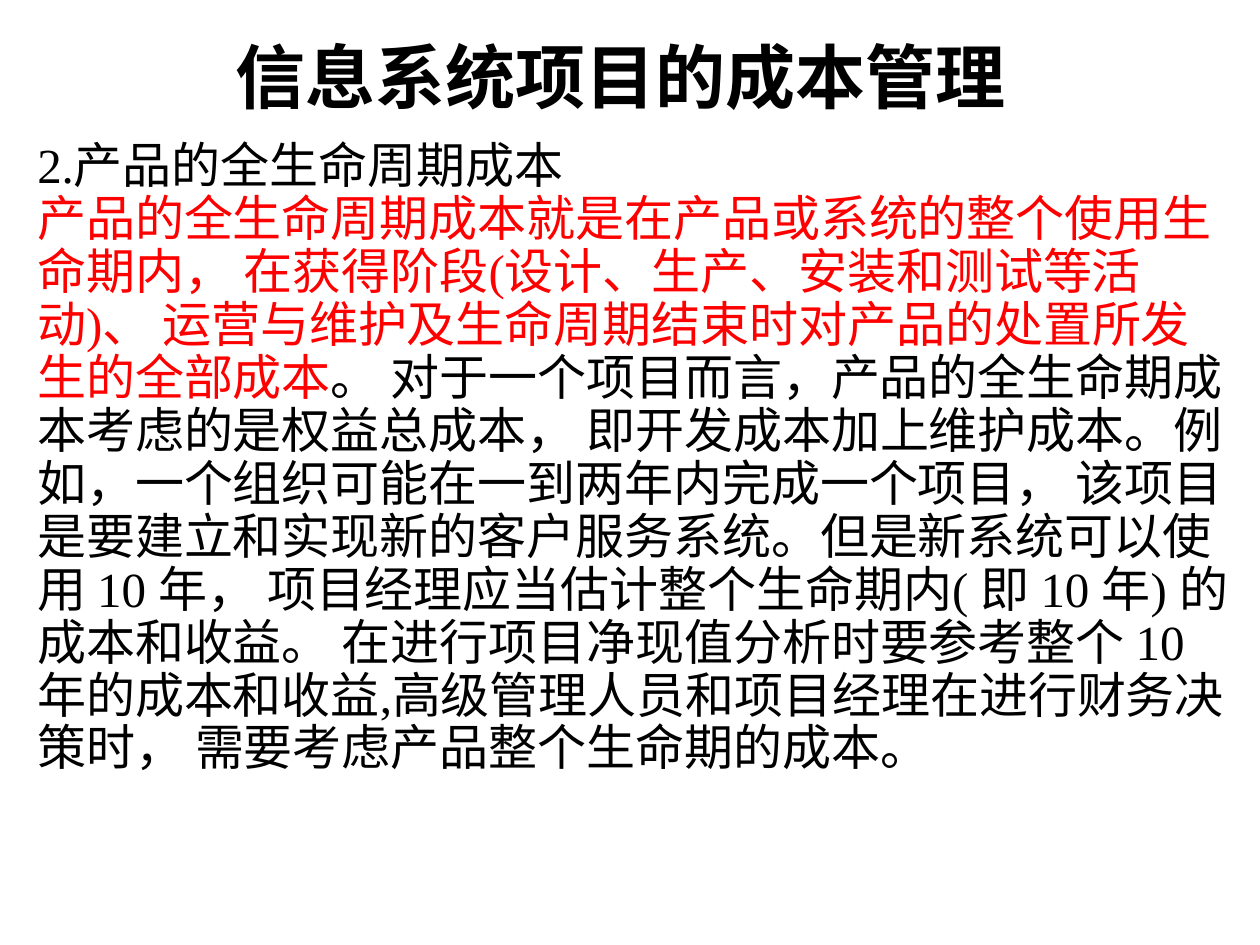
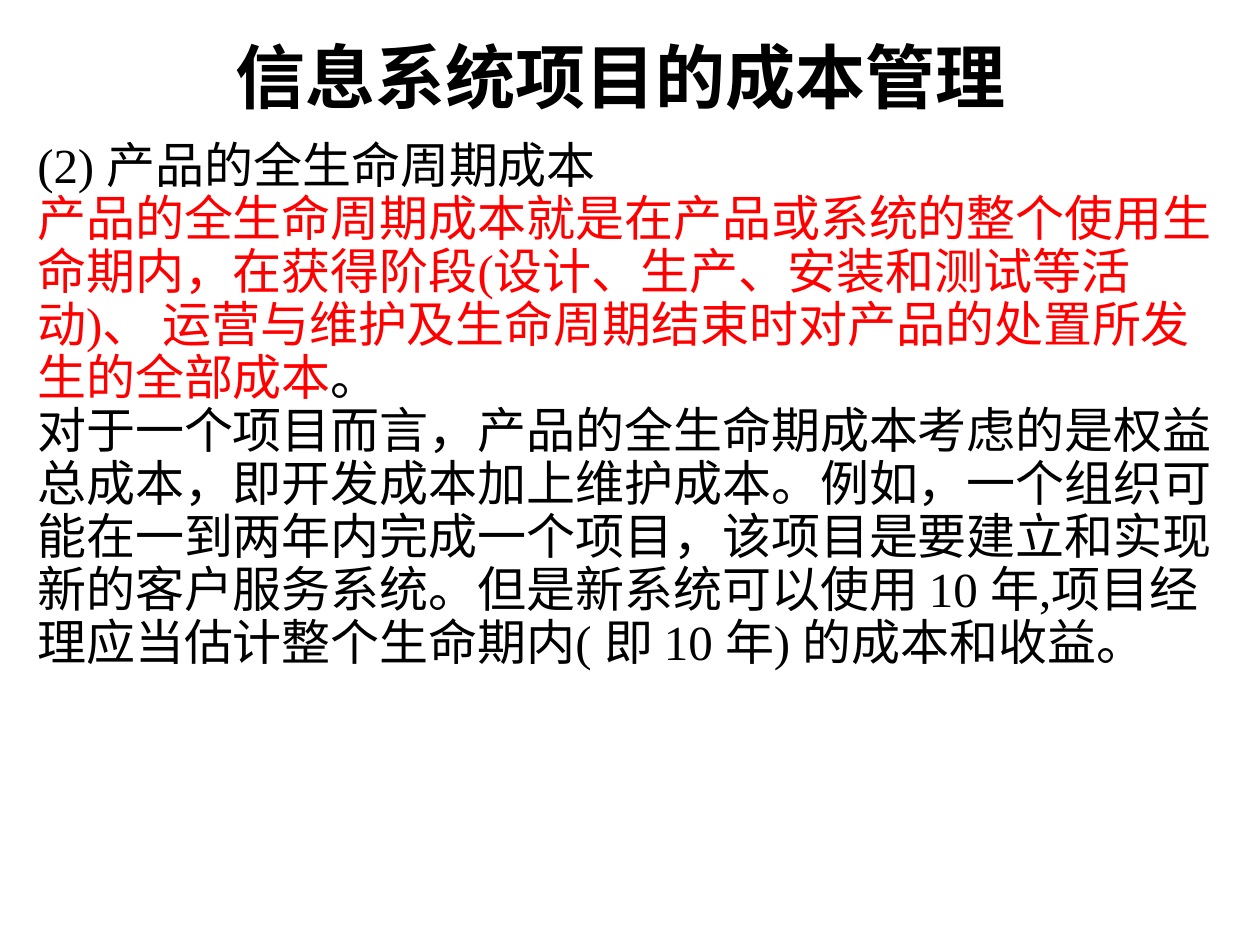
Before and after one commit to yanghui58/project_manager, a slide deck: slide 4 of 第5章 项目成本管理-yh.pptx. Drawn at 1260x945 pixels with LibreOffice and Linux fonts; fonts in the diff are those of the drawing; background and template pictures are left out. Boxes give left, top, right and bottom in pixels: in the first picture for what was removed or moved away, otherwise in the second. Text is boxed around its words. In the diff, an @@ line names an element or a change of style, - is before the commit and + after.

Commit message:
对项目成本管理进行了更新

```diff
--- a/第5章 项目成本管理-yh.pptx
+++ b/第5章 项目成本管理-yh.pptx
@@ text at box(37, 141, 1211, 671): text changed @@
-2.产品的全生命周期成本
-产品的全生命周期成本就是在产品或系统的整个使用生命期内， 在获得阶段(设计、生产、安装和测试等活动)、 运营与维护及生命周期结束时对产品的处置所发生的全部成本。 对于一个项目而言，产品的全生命期成本考虑的是权益总成本， 即开发成本加上维护成本。例如，一个组织可能在一到两年内完成一个项目， 该项目是要建立和实现新的客户服务系统。但是新系统可以使用 10 年， 项目经理应当估计整个生命期内( 即 10 年) 的成本和收益。 在进行项目净现值分析时要参考整个 10 年的成本和收益,高级管理人员和项目经理在进行财务决策时， 需要考虑产品整个生命期的成本。
+(2) 产品的全生命周期成本
+产品的全生命周期成本就是在产品或系统的整个使用生命期内，在获得阶段(设计、生产、安装和测试等活动)、 运营与维护及生命周期结束时对产品的处置所发生的全部成本。
+对于一个项目而言，产品的全生命期成本考虑的是权益总成本，即开发成本加上维护成本。例如，一个组织可能在一到两年内完成一个项目，该项目是要建立和实现新的客户服务系统。但是新系统可以使用 10 年,项目经理应当估计整个生命期内( 即 10 年) 的成本和收益。
```
Also in this commit, not shown: 40 other slides changed, 11 slides added, 59 slides removed.
